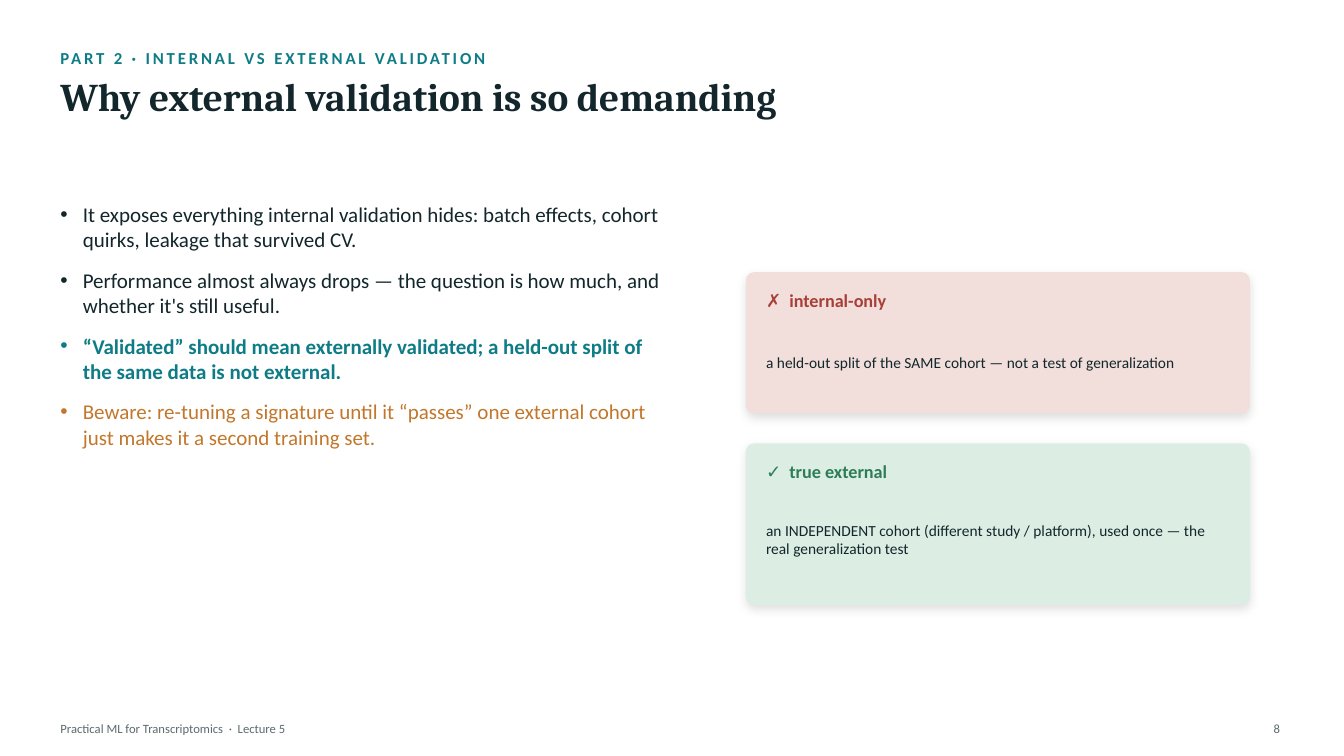
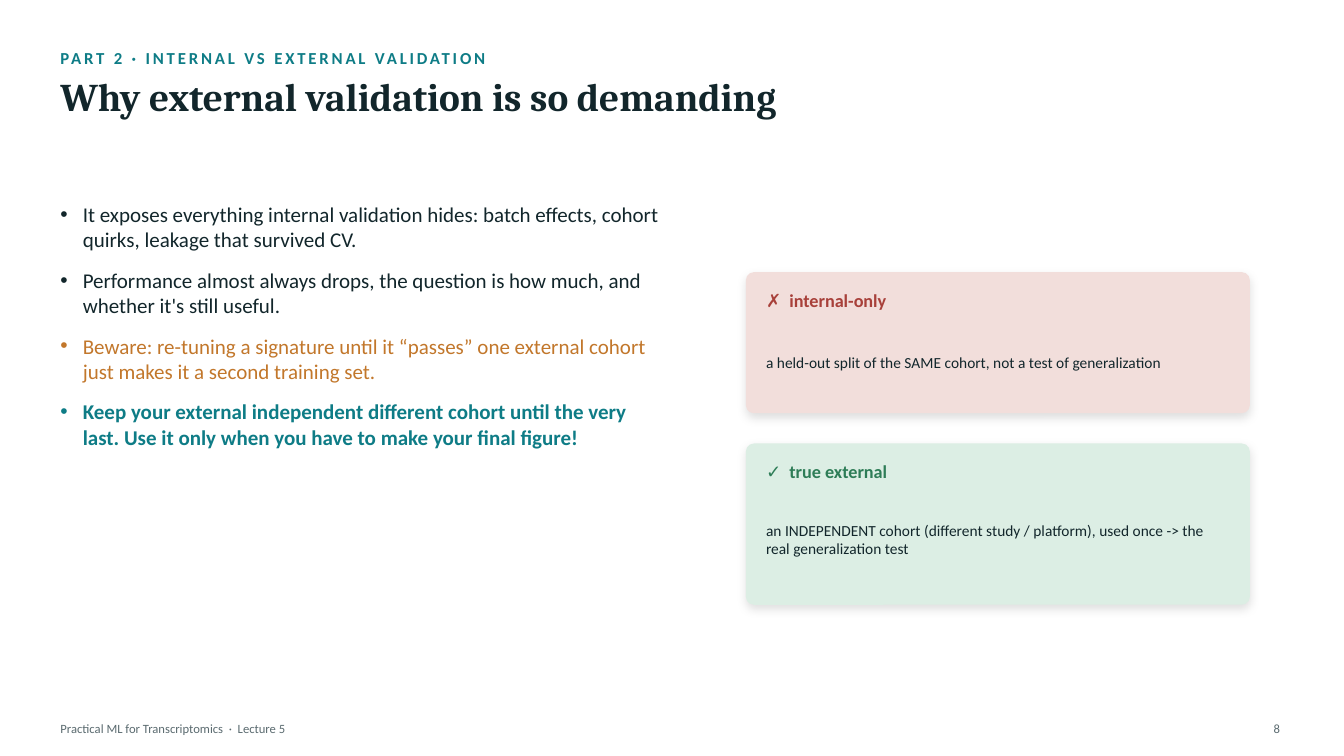
Before and after one commit to zhanyinx/ml26, a slide deck: slide 8 of lessons/lesson05_research_grade_ml/theory/slides/Lecture5 - Research-Grade Machine Learning.pptx. Drawn at 1344x756 pixels with LibreOffice and Linux fonts; fonts in the diff are those of the drawing. Boxes give left, top, right and bottom in pixels: in the first picture for what was removed or moved away, otherwise in the second. Text is boxed around its words. In the diff, an @@ line names an element or a change of style, - is before the commit and + after.

```diff
--- a/lessons/lesson05_research_grade_ml/theory/slides/Lecture5 - Research-Grade Machine Learning.pptx
+++ b/lessons/lesson05_research_grade_ml/theory/slides/Lecture5 - Research-Grade Machine Learning.pptx
@@ text at box(83, 273, 641, 313): text changed; text colour #0E7C86 to #12262B; bold off @@
-• Performance almost always drops — the question is how much, and whether it's still useful.
-• “Validated” should mean externally validated; a held-out split of the same data is not external.
+• Performance almost always drops, the question is how much, and whether it's still useful.
@@ text at box(766, 357, 1161, 371): text changed @@
-a held-out split of the SAME cohort — not a test of generalization
+a held-out split of the SAME cohort, not a test of generalization
@@ text at box(83, 404, 626, 449): paragraph added @@
+• Keep your external independent different cohort until the very last. Use it only when you have to make your final figure!
@@ text at box(766, 525, 1203, 557): text changed @@
-an INDEPENDENT cohort (different study / platform), used once — the real generalization test
+an INDEPENDENT cohort (different study / platform), used once -> the real generalization test
```
Also in this commit, not shown: 15 other slides changed, 3 slides removed.
